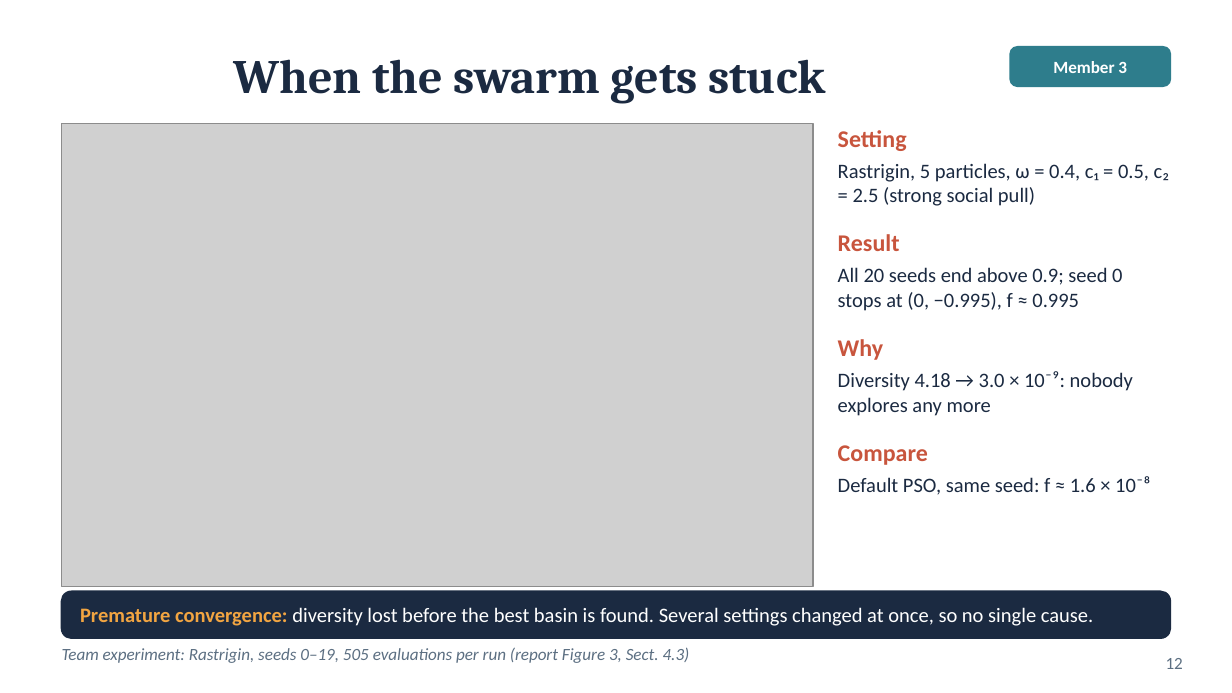
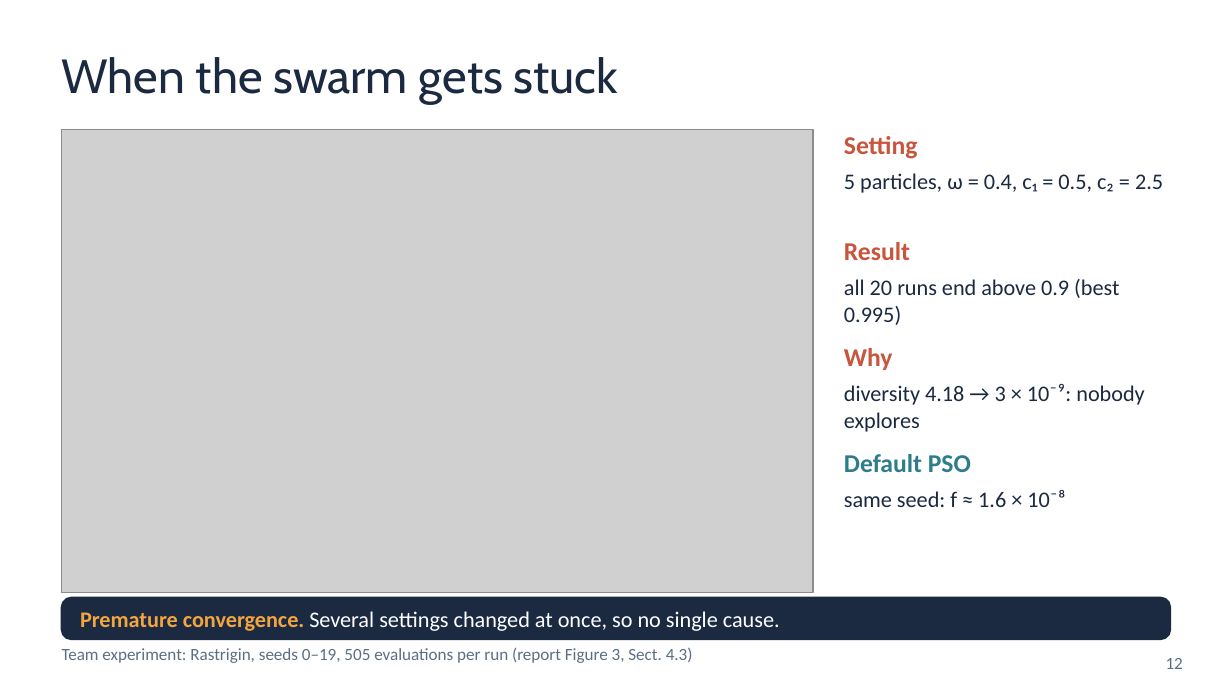
Before and after one commit to huynhhuuphucminh/Seminar-AI, a slide deck: slide 12 of slides/Slide_Seminar_PSO.pptx. Drawn at 1232x693 pixels with LibreOffice and Linux fonts; fonts in the diff are those of the drawing; grey boxes stand for pictures. Boxes give left, top, right and bottom in pixels: in the first picture for what was removed or moved away, otherwise in the second. Text is boxed around its words. In the diff, an @@ line names an element or a change of style, - is before the commit and + after.

```diff
--- a/slides/Slide_Seminar_PSO.pptx
+++ b/slides/Slide_Seminar_PSO.pptx
@@ text "When the swarm gets stuck" at (62, 57, 618, 104): font Cambria to Cabin, bold off; alignment centre to left @@
@@ rounded rectangle removed at (1010, 47, 1170, 86) @@
@@ text removed at (1053, 61, 1127, 73) @@
-Member 3
@@ picture: place and size @@
-picture at (62, 123, 813, 586)
+picture at (62, 129, 813, 593)
@@ text at (844, 173, 1163, 193): text changed; size 12 to 13 pt @@
-Rastrigin, 5 particles, ω = 0.4, c₁ = 0.5, c₂ = 2.5 (strong social pull)
+5 particles, ω = 0.4, c₁ = 0.5, c₂ = 2.5
@@ text "Result": place and size @@
-text "Result" at (838, 234, 900, 251)
+text "Result" at (844, 242, 910, 260)
@@ text at (844, 279, 1119, 325): text changed; size 12 to 13 pt @@
-All 20 seeds end above 0.9; seed 0 stops at (0, −0.995), f ≈ 0.995
+all 20 runs end above 0.9 (best 0.995)
@@ size 14 to 15 pt in 3 elements at (844, 136, 918, 159), (844, 242, 910, 260), (844, 348, 893, 370) @@
@@ text "Why": place and size @@
-text "Why" at (838, 339, 884, 360)
+text "Why" at (844, 348, 893, 370)
@@ text at (844, 384, 1144, 432): text changed; size 12 to 13 pt @@
-Diversity 4.18 → 3.0 × 10⁻⁹: nobody explores any more
+diversity 4.18 → 3 × 10⁻⁹: nobody explores
@@ text removed at (838, 445, 928, 465) @@
-Compare
@@ text added at (844, 454, 971, 472), 15 pt, text #2E7D8C, bold @@
+Default PSO
@@ text at (844, 490, 1065, 507): text changed; size 12 to 13 pt @@
-Default PSO, same seed: f ≈ 1.6 × 10⁻⁸
+same seed: f ≈ 1.6 × 10⁻⁸
@@ rounded rectangle: place and size @@
-rounded rectangle at (62, 591, 1170, 638)
+rounded rectangle at (62, 598, 1170, 639)
@@ rounded rectangle at (62, 598, 1170, 639): proportions changed @@
@@ text at (80, 611, 780, 631): text changed; size 12 to 13 pt @@
-Premature convergence: diversity lost before the best basin is found. Several settings changed at once, so no single cause.
+Premature convergence. Several settings changed at once, so no single cause.
@@ text "Team experiment: Rastrigin, seeds 0–19, ..." at (62, 647, 693, 663): italic off @@
```
Also in this commit, not shown: 18 other slides changed, 2 other files.
